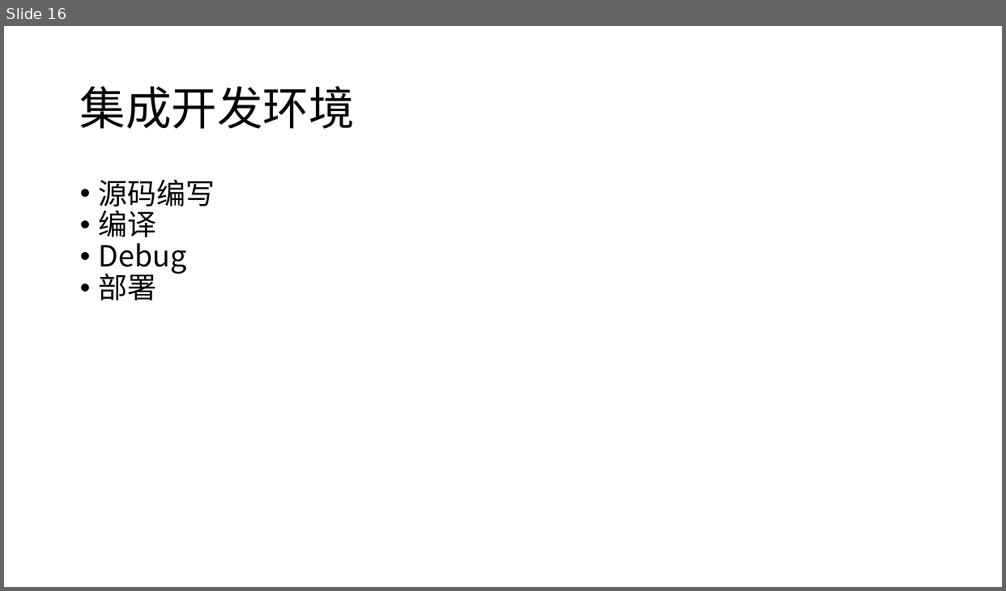
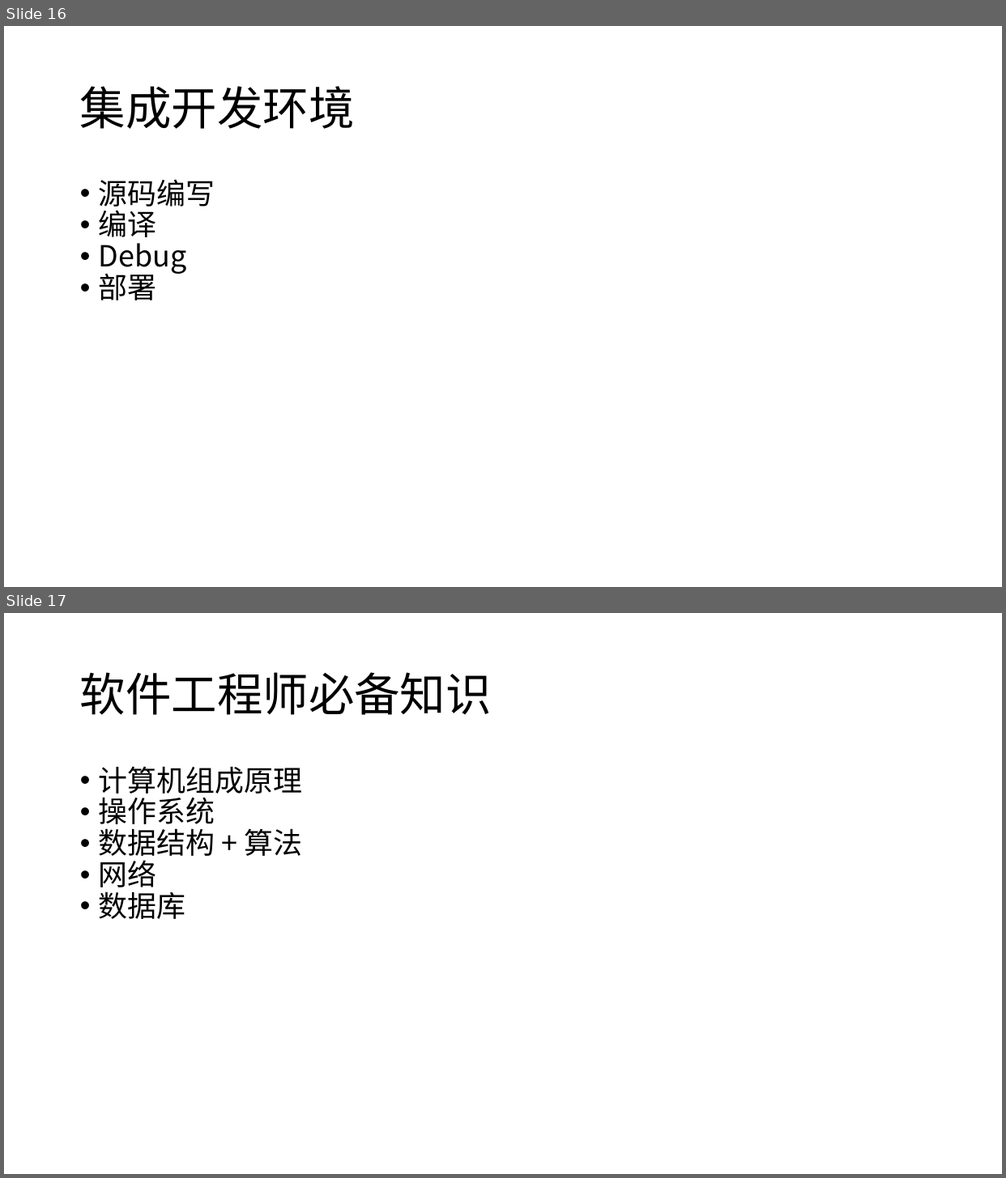
Before and after one commit to cloudspurs/klz, a slide deck: programming/pre_school.pptx. Shown one above the other, each under a label of ours: slide 16 before the commit, slides 16 and 17 after it. The pictures are 1006x591 and 1006x1178 pixels, drawn with LibreOffice and Linux fonts; fonts in the diff are those of the drawing. Boxes give left, top, right and bottom in pixels: in the first picture for what was removed or moved away, otherwise in the second. Text is boxed around its words. In the diff, an @@ line names an element or a change of style, - is before the commit and + after.

```diff
--- a/programming/pre_school.pptx
+++ b/programming/pre_school.pptx
@@ slide 17 added at <box>4,613,1002,1174</box>, background #FFFFFF @@
@@ text added at <box>80,672,492,715</box>, 44 pt, text #000000 @@
+软件工程师必备知识
@@ text added at <box>99,766,302,919</box>, 28 pt, text #000000 @@
+• 计算机组成原理
+• 操作系统
+• 数据结构 + 算法
+• 网络
+• 数据库
```
Also in this commit, not shown: 1 slide changed, 2 other slides added, 1 slide removed, 1 other file.
